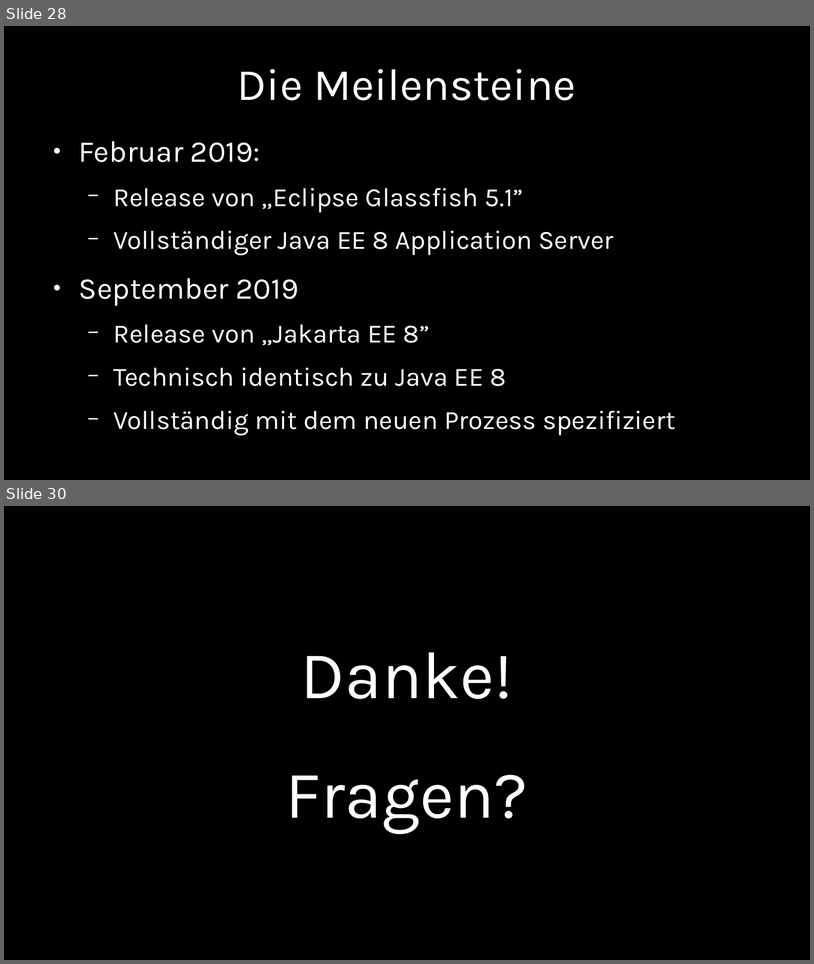
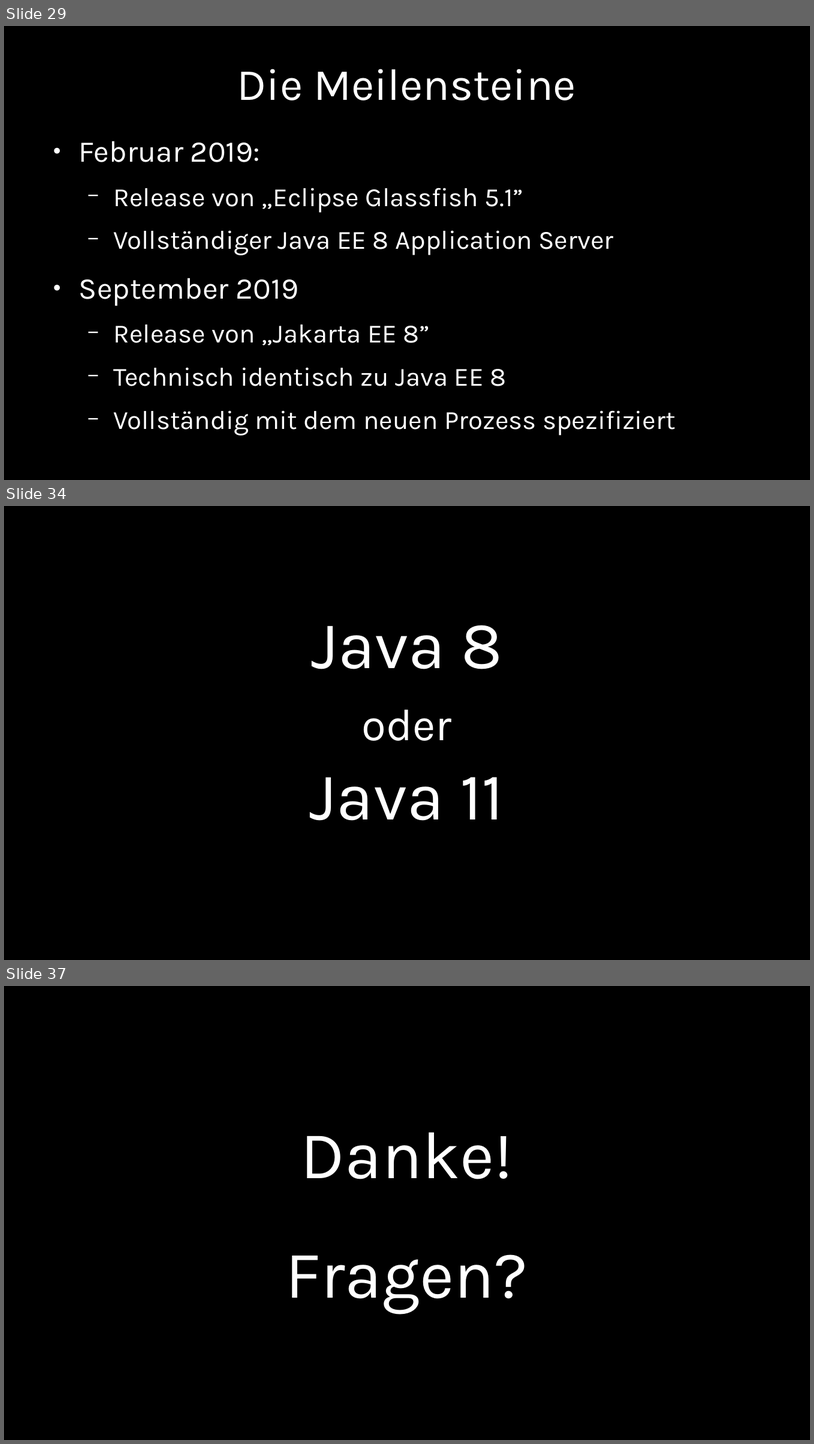
Before and after one commit to chkal/talks, a slide deck: 2019-11-jvmcon-jakarta-ee/JakartaEE.odp. Shown one above the other, each under a label of ours: slides 28 and 30 before the commit, slides 29, 34 and 37 after it; the slides between them are not shown. The pictures are 814x964 and 814x1444 pixels, drawn with LibreOffice and Linux fonts; fonts in the diff are those of the drawing. Boxes give left, top, right and bottom in pixels: in the first picture for what was removed or moved away, otherwise in the second. Text is boxed around its words. In the diff, an @@ line names an element or a change of style, - is before the commit and + after.

```diff
--- a/2019-11-jvmcon-jakarta-ee/JakartaEE.odp
+++ b/2019-11-jvmcon-jakarta-ee/JakartaEE.odp
@@ slide 34 added at [4,506,810,960], background #000000 @@
@@ subtitle added at [310,625,504,820], 66 pt, text #FFFFFF @@
+Java 8
+oder
+Java 11
@@ what was slide 28 is now slide 29 @@
@@ what was slide 30 is now slide 37 @@
```
Also in this commit, not shown: 3 slides changed, 7 other slides added, 1 slide removed, 1 other file.
